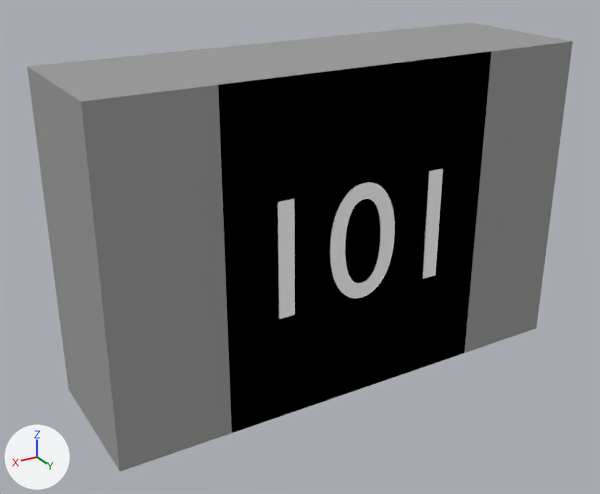
The Blender file Pcb/Resistors/Smd_0805/3D_View/82k_0805.blend, before and after one commit.
Rendered twice from a camera (50 mm lens) standing at (0.695, 1.221, 0.501) and looking at (0.038, 0.126, -0.046). The axes (+X, +Y, +Z) are drawn at lower left. The lights are the same throughout.

Names of what the first picture shows: 'ShapeIndexedFaceSet.001', 'ShapeIndexedFaceSet.002', 'Text'.
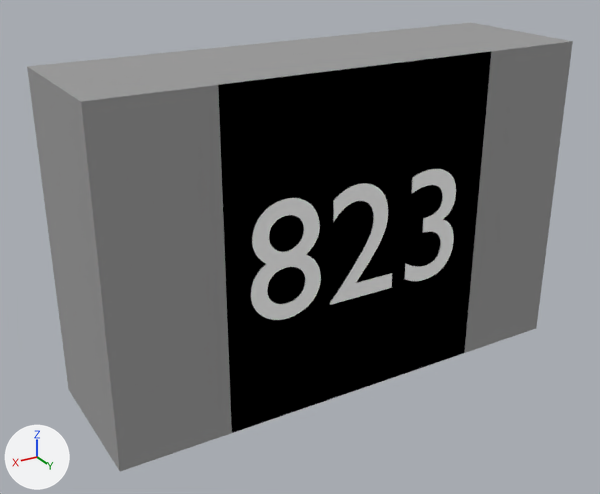
Location of each change, (x1, y1, x2, y2) in pixels of the pictures (600 x 494 px):
```json
{"object": "Text", "change": "text changed", "before": [278, 169, 443, 319], "after": [251, 169, 456, 320]}
```

Scene script edits in JSON lines:
```json
{"op": "set", "path": "txt_text.body", "old": "'101'", "new": "'823'"}
```
